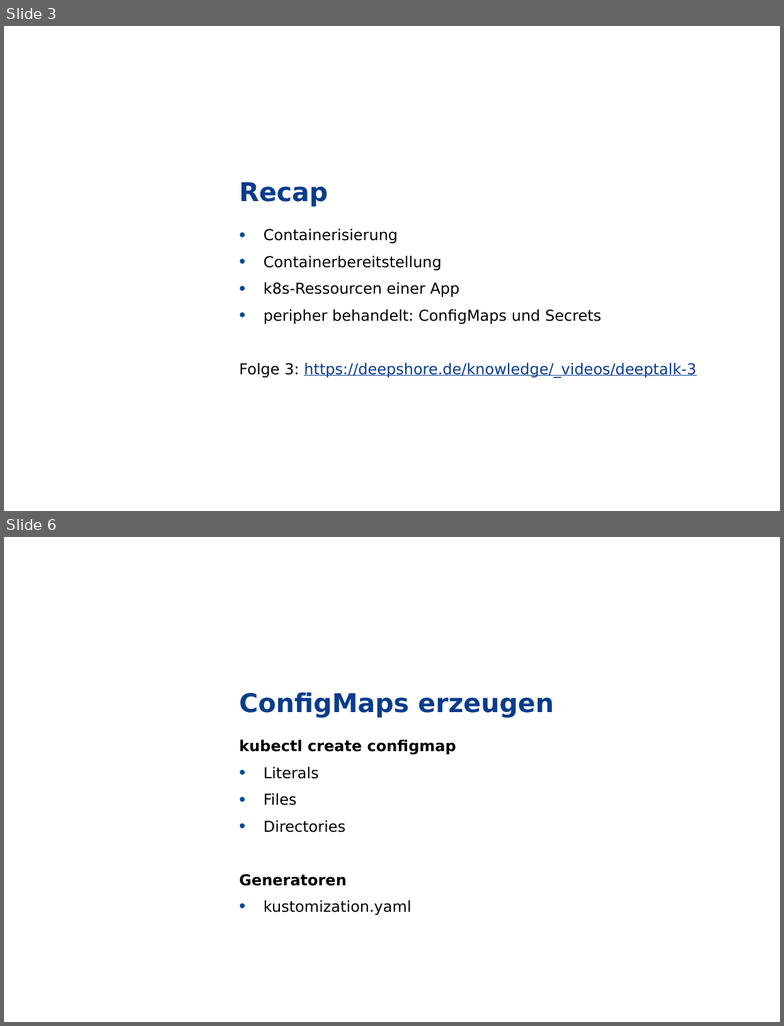
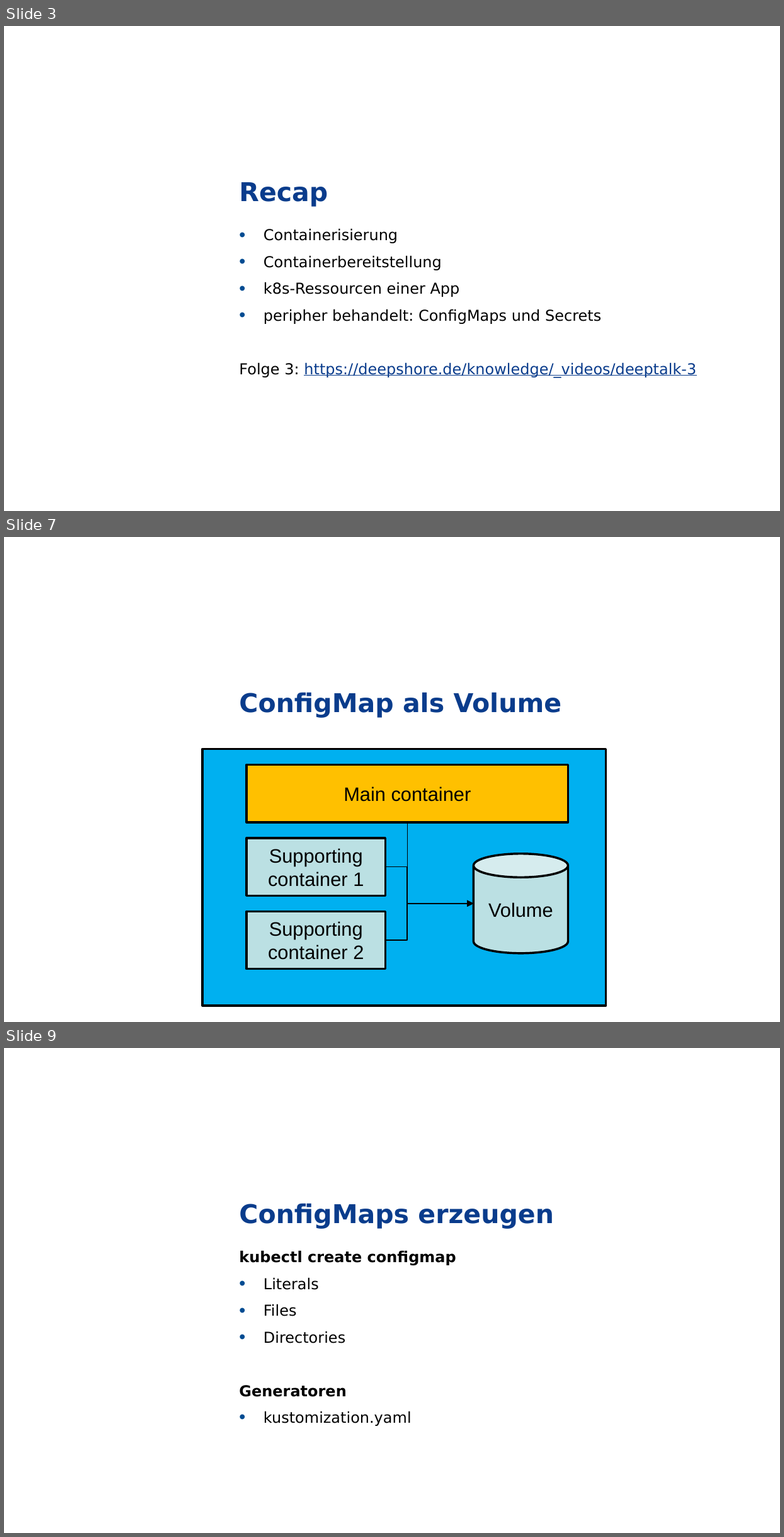
Before and after one commit to grothesk/deepshore-labs, a slide deck: 04-configmaps-und-secrets/deeptalk-04.pptx. Shown one above the other, each under a label of ours: slides 3 and 6 before the commit, slides 3, 7 and 9 after it; the slides between them are not shown. The pictures are 784x1026 and 784x1537 pixels, drawn with LibreOffice and Linux fonts; fonts in the diff are those of the drawing; background and template pictures are left out. Boxes give left, top, right and bottom in pixels: in the first picture for what was removed or moved away, otherwise in the second. Text is boxed around its words. In the diff, an @@ line names an element or a change of style, - is before the commit and + after.

```diff
--- a/04-configmaps-und-secrets/deeptalk-04.pptx
+++ b/04-configmaps-und-secrets/deeptalk-04.pptx
@@ slide 7 added at (x1=4, y1=537, x2=780, y2=1022), background picture (left out); not listed: 1 template element that a slide beside it also shows @@
@@ title added at (x1=239, y1=692, x2=562, y2=718), 24 pt, text #0A3C8C, bold @@
+ConfigMap als Volume
@@ group added at (x1=202, y1=749, x2=606, y2=1006): 4 rectangles, 3 elbow arrows, 1 cylinder @@
+Main container
+Supporting container 1
+Supporting container 2
+Volume
@@ what was slide 6 is now slide 9 @@
```
Also in this commit, not shown: 6 slides changed, 3 other slides added, 1 slide removed, 2 other files.
